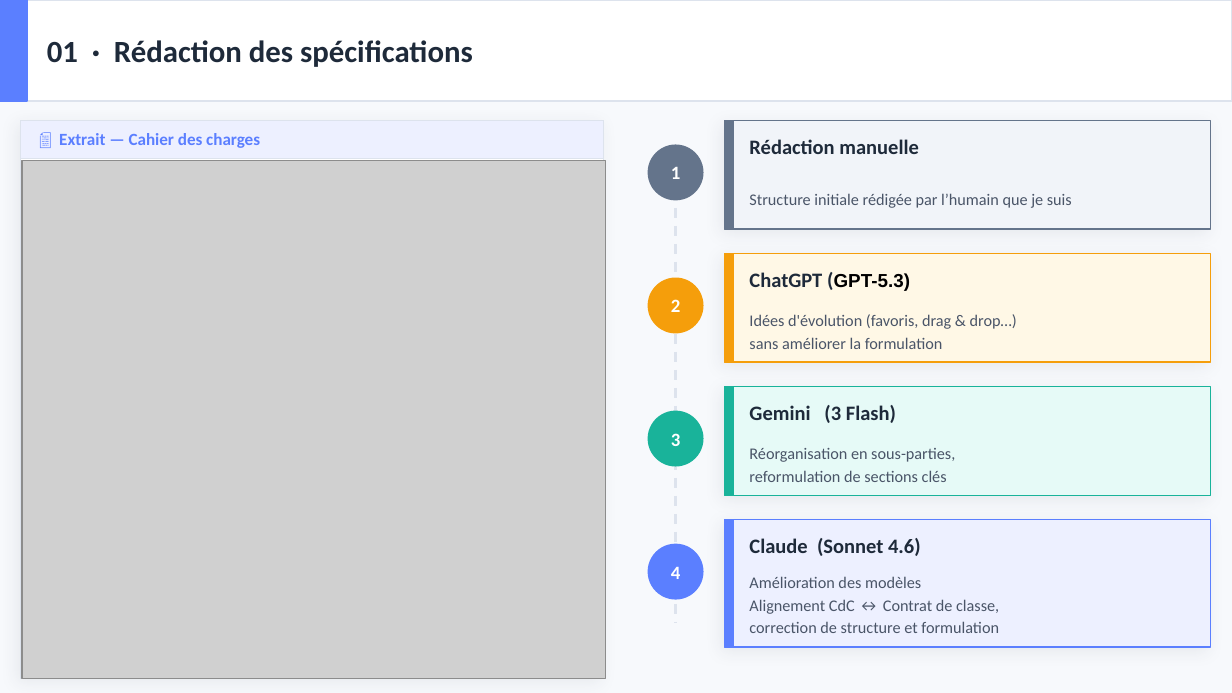
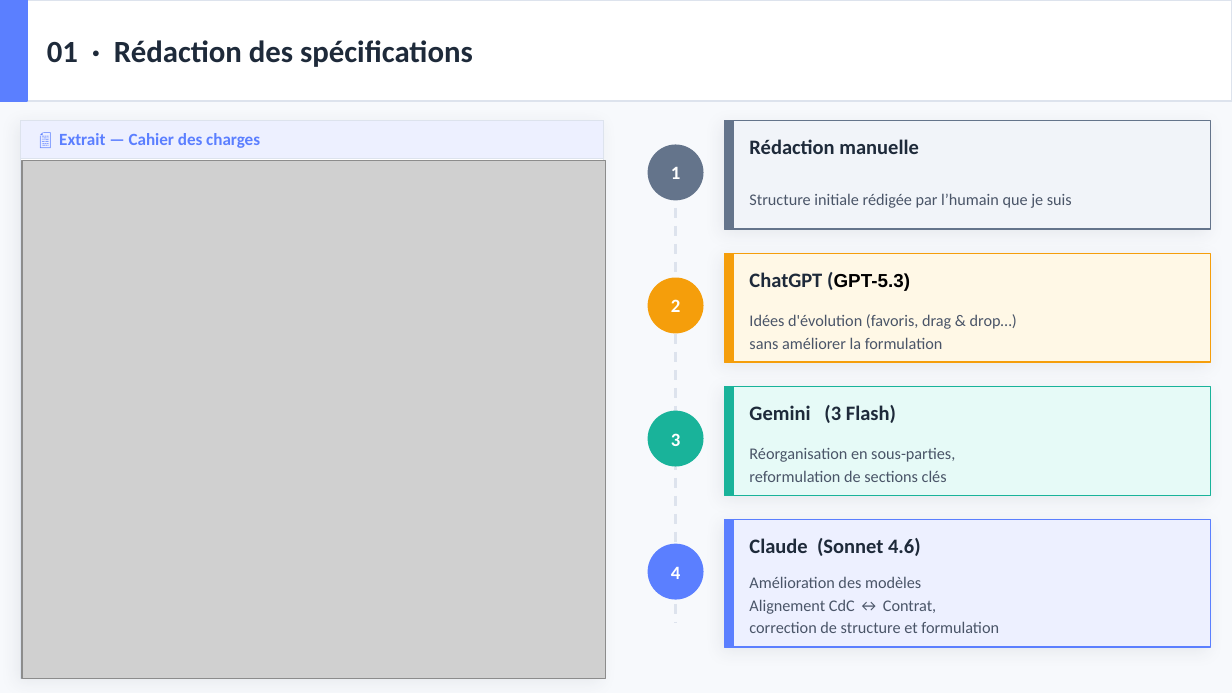
Before and after one commit to MoggleJ/2026_FULLSTACK_BARBIER_Jade, a slide deck: slide 2 of documentation/ai_codev_v3.pptx. Drawn at 1232x693 pixels with LibreOffice and Linux fonts; fonts in the diff are those of the drawing; grey boxes stand for pictures. Boxes give left, top, right and bottom in pixels: in the first picture for what was removed or moved away, otherwise in the second. Text is boxed around its words. In the diff, an @@ line names an element or a change of style, - is before the commit and + after.

```diff
--- a/documentation/ai_codev_v3.pptx
+++ b/documentation/ai_codev_v3.pptx
@@ text at [749, 599, 936, 614]: text changed @@
-Alignement CdC ↔ Contrat de classe,
+Alignement CdC ↔ Contrat,
```
Also in this commit, not shown: 4 other slides changed.
